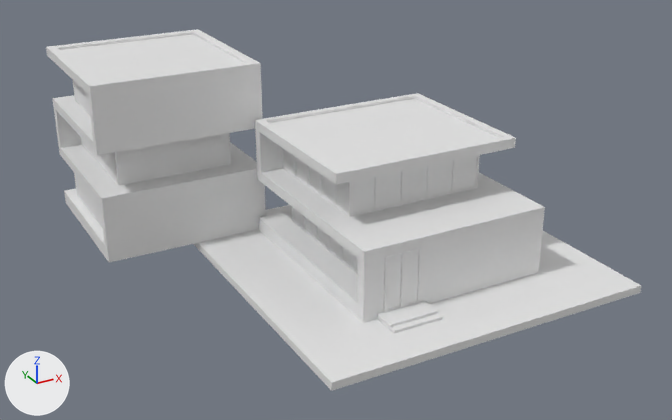
One commit to the Blender file low poly city/edificio_3.blend: the scene before it, then after it.
One viewpoint serves both versions: a camera (50 mm lens) standing at (-16.6, -25.6, 15.1) and looking at (-1.8, 1.4, 1.6). Arrows for +X, +Y and +Z are at lower left; the lights stay in place.
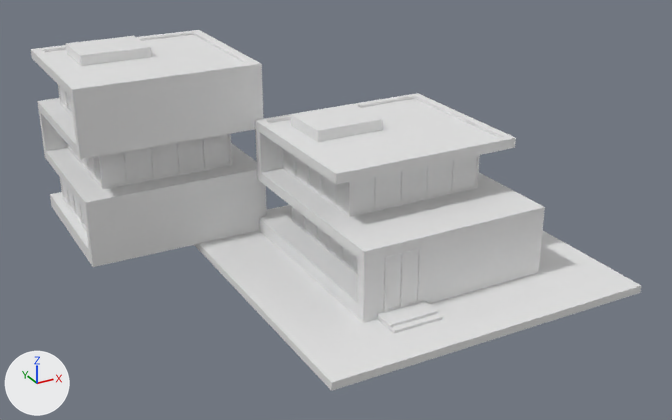
Commit message: finito edificio posteriore

What differs and where, as boxes [x1, y1, x2, y2] in the pictures (672 x 420 px):
'Plane.001', reshaped, moved (7% wider)
    before: [46, 29, 266, 262]
    after: [31, 30, 267, 267]
'Plane.002', added
    after: [58, 85, 232, 232]
'Cube.005', added
    after: [291, 104, 383, 142]
'Cube.004', added
    after: [66, 36, 152, 66]

Edits to the bpy script that builds the scene:
```text
Change me_plane_001:
    where me_plane_001.from_pydata(...)  # 64 vertices, 59 faces; spans x -1.0..1.0, y -1.0..1.1, z 0.0..2.0
    used by ob_plane_001; location = (-3.2, 7.52, 3.09); rotation_euler = (1.571, 0.0, -1.571), in degrees (90, 0, -90); scale = (3.09, 3.09, 3.09)
    verts and faces of me_plane_001; kept vertices keep their numbers, new ones are numbered from 64
    before: 5 (-0.78, -0.31, 0.34), 7 (0.72, 0.32, 0.31), 9 (0.89, 0.99, 0.34), 10 (-0.76, 0.99, 0.34), 13 (0.77, -0.31, 0.34)
    before: 15 (-0.89, 0.32, 0.31), 16 (-1.0, -0.82, 2.0) at pixel (64, 190), 17 (0.89, -0.82, 2.0) at pixel (104, 245), 18 (0.89, 0.44, 2.0) at pixel (93, 141), 19 (0.89, 0.99, 1.78)
    before: 20 (-0.76, 0.99, 1.78), 21 (-0.89, 0.32, 1.73), 22 (-0.89, -0.19, 2.0) at pixel (60, 148), 23 (0.77, -0.31, 1.89), 24 (-1.0, 0.44, 2.0) at pixel (52, 98)
    before: 25 (0.72, 0.32, 1.73), 26 (0.89, 1.1, 1.89) at pixel (97, 82), 27 (-0.89, 1.1, 1.89) at pixel (57, 47), 28 (-1.0, -1.0, 2.0) at pixel (65, 202), 29 (1.0, -1.0, 2.0) at pixel (108, 262)
    before: 30 (1.0, -0.19, 2.0) at pixel (101, 198), 31 (-0.78, -0.31, 1.89), 34 (0.89, 0.99, 2.0) at pixel (87, 93), 35 (-1.0, 0.99, 2.0) at pixel (47, 55), 36 (0.89, 0.44, 0.34)
    before: 37 (-0.76, 0.44, 0.34), 38 (0.89, 0.44, 1.78), 39 (-0.76, 0.44, 1.78) at pixel (75, 100), 42 (1.0, 0.32, 2.0) at pixel (97, 155), 43 (-0.89, 0.32, 2.0) at pixel (55, 109)
    before: 44 (0.72, -0.19, 0.31) at pixel (231, 164), 45 (-0.89, -0.19, 0.31), 46 (0.72, -0.19, 1.73) at pixel (118, 185), 47 (-0.89, -0.19, 1.73) at pixel (81, 144), 50 (1.0, 1.1, 2.0) at pixel (89, 86)
    before: 51 (-1.0, 1.1, 2.0) at pixel (46, 46), 54 (0.89, 1.07, 1.89), 55 (-0.89, 1.07, 1.89), 58 (-1.0, -0.31, 2.0) at pixel (59, 154), 59 (0.89, -0.31, 2.0) at pixel (100, 204)
    before: 60 (-0.78, -0.82, 0.34), 61 (0.77, -0.82, 0.34), 62 (-0.78, -0.82, 1.89) at pixel (76, 194), 63 (0.77, -0.82, 1.89)
    me_plane_001 part 1
    add delete_faces([(10, 37, 39, 20), (19, 20, 39, 38), (9, 36, 37, 10), (7, 44, 45, 15), (7, 25, 46, 44), (21, 47, 46, 25)])
    add delete_faces([(5, 13, 61, 60), (5, 60, 62, 31), (23, 31, 62, 63)])
    add for i in [*range(16, 32), 34, 35, 38, 39, 42, 43, 46, 47, 50, 51, 54, 55, 58, 59, 62, 63]: verts[i] += (0.0, 0.0, 0.19)
Add me_cube_005:
    me_cube_005.from_pydata(...)  # a box spanning x -1.0..1.0, y -1.0..1.0, z -1.0..1.0
Add me_plane_002:
    me_plane_002.from_pydata(...)  # 456 vertices, 405 faces; spans x -0.89..0.89, y -0.82..0.99, z 0.31..2.08
Change ob_plane_001:
    ob_plane_001.location: (-3.2, 7.52, 3.09) -> (-3.2, 7.43, 3.09)
Add ob_cube_005:
    ob_cube_005 = bpy.data.objects.new('Cube.005', me_cube_005)
    ob_cube_005.location = (-1.2, 2.42, 4.52)
    ob_cube_005.scale = (1.31, 1.04, 0.214)
Add ob_cube_004:
    ob_cube_004 = bpy.data.objects.new('Cube.004', me_cube_005.copy())
    ob_cube_004.location = (-7.55, 8.51, 6.57)
    ob_cube_004.scale = (1.31, 1.04, 0.214)
Add ob_plane_002:
    ob_plane_002 = bpy.data.objects.new('Plane.002', me_plane_002)
    ob_plane_002.location = (-3.2, 7.43, 3.09)
    ob_plane_002.rotation_euler = (1.571, 0.0, -1.571)  # degrees (90, 0, -90)
    ob_plane_002.scale = (3.09, 3.09, 3.09)
```
